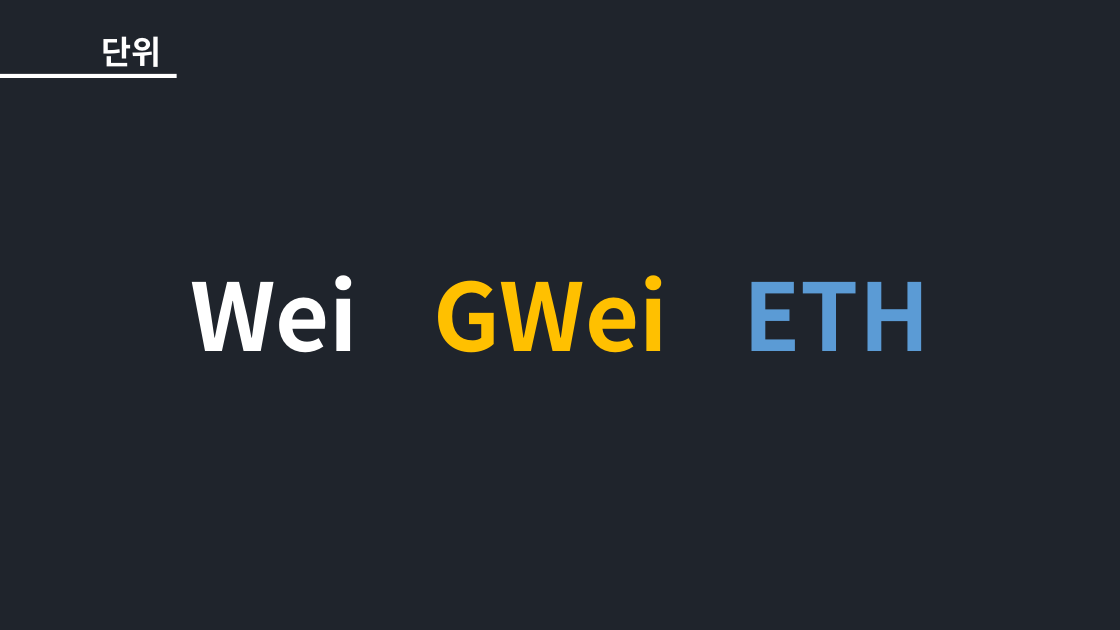
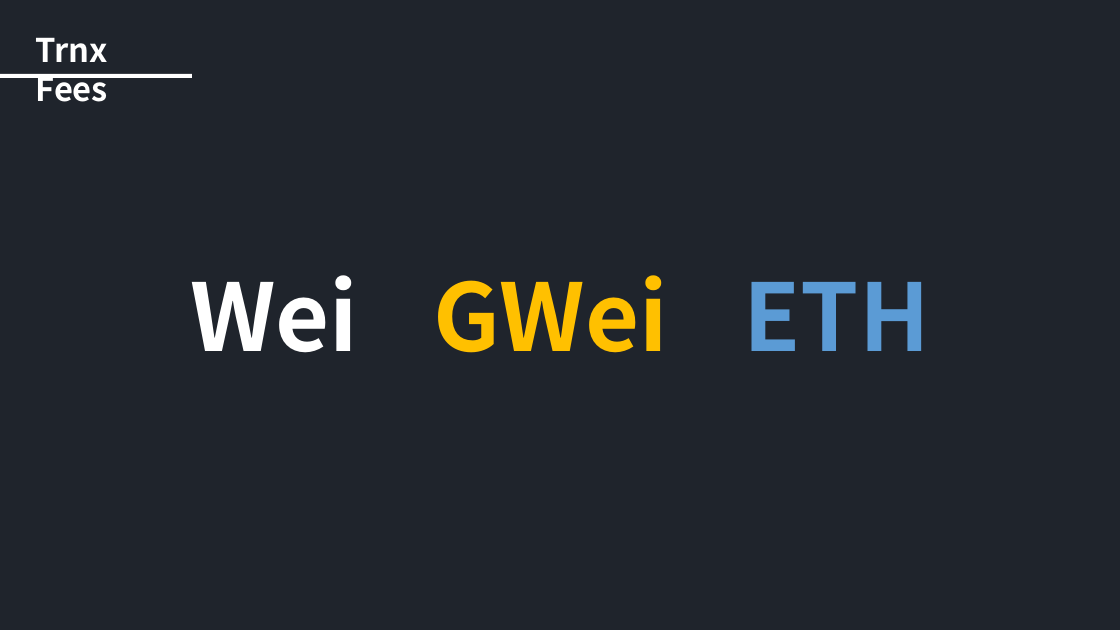
Before and after one commit to iKeyDev-KsJ/Blockchain-Academy, a slide deck: slide 49 of Week_1/Blockchain.pptx (slide 38 before the commit). Drawn at 1120x630 pixels with LibreOffice and Linux fonts; fonts in the diff are those of the drawing. Boxes give left, top, right and bottom in pixels: in the first picture for what was removed or moved away, otherwise in the second. Text is boxed around its words. In the diff, an @@ line names an element or a change of style, - is before the commit and + after.

```diff
--- a/Week_1/Blockchain.pptx
+++ b/Week_1/Blockchain.pptx
@@ text at bbox=[36, 37, 109, 102]: text changed @@
-단위
+Trnx Fees
@@ rectangle: place and size @@
-rectangle at bbox=[0, 74, 177, 78]
+rectangle at bbox=[0, 74, 192, 78]
```
Also in this commit, not shown: 8 other slides changed, 38 slides added, 36 slides removed, 8 other files.
